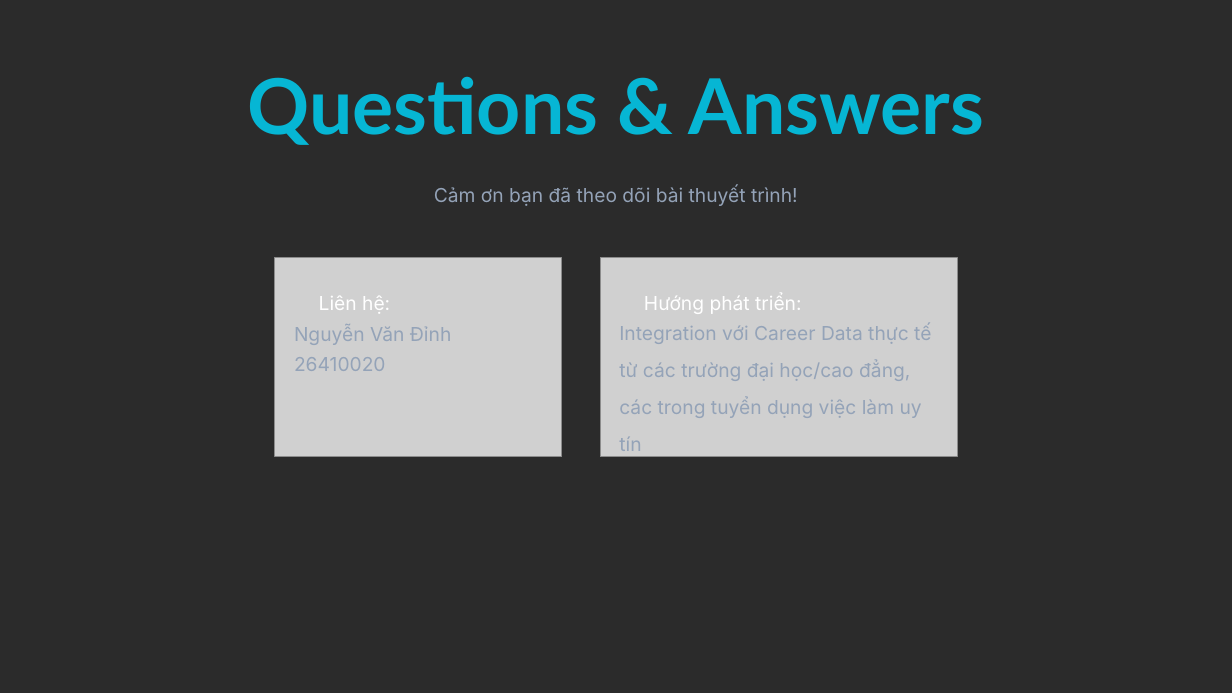
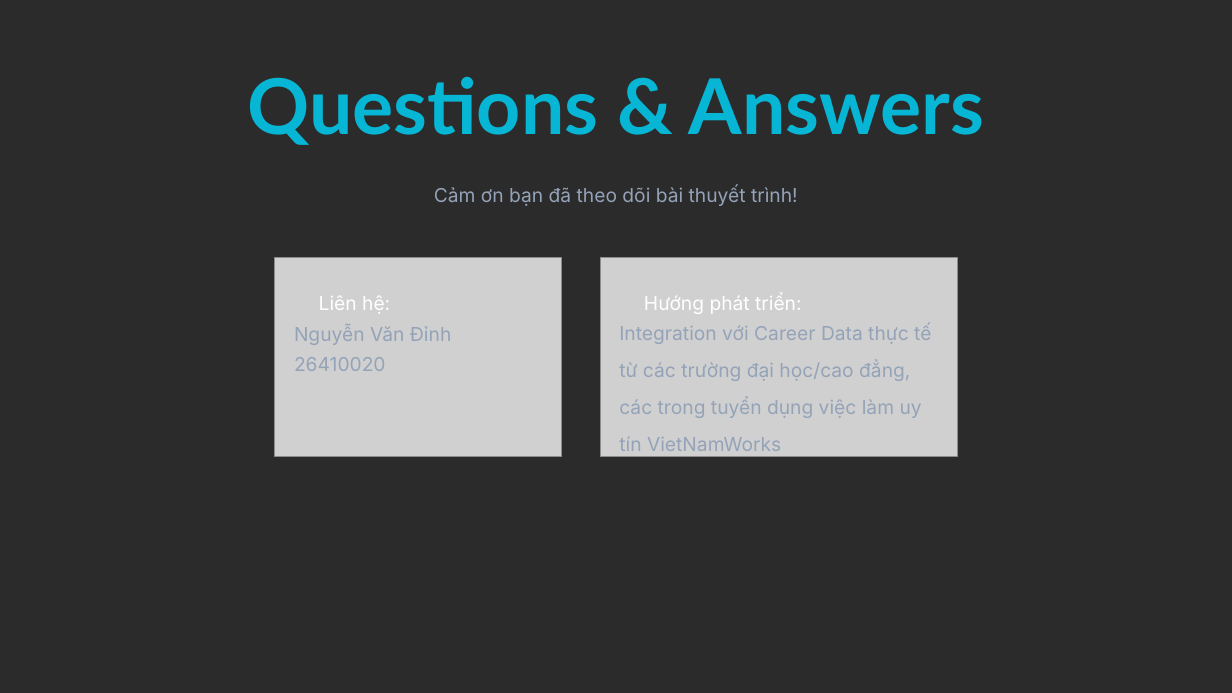
Before and after one commit to dinhsst/ai-powered-career-guidance-system, a slide deck: slide 17 of Hệ thống Tư vấn Hướng nghiệp AI.pptx. Drawn at 1232x693 pixels with LibreOffice and Linux fonts; fonts in the diff are those of the drawing; grey boxes stand for pictures; background and template pictures are left out; a plain dark background stands for a picture behind light text. Boxes give left, top, right and bottom in pixels: in the first picture for what was removed or moved away, otherwise in the second. Text is boxed around its words. In the diff, an @@ line names an element or a change of style, - is before the commit and + after.

```diff
--- a/Hệ thống Tư vấn Hướng nghiệp AI.pptx
+++ b/Hệ thống Tư vấn Hướng nghiệp AI.pptx
@@ text at bbox=[619, 324, 931, 451]: text changed @@
-Integration với Career Data thực tế từ các trường đại học/cao đẳng, các trong tuyển dụng việc làm uy tín
+Integration với Career Data thực tế từ các trường đại học/cao đẳng, các trong tuyển dụng việc làm uy tín VietNamWorks
```
Also in this commit, not shown: 5 other slides changed, 3 other files.
